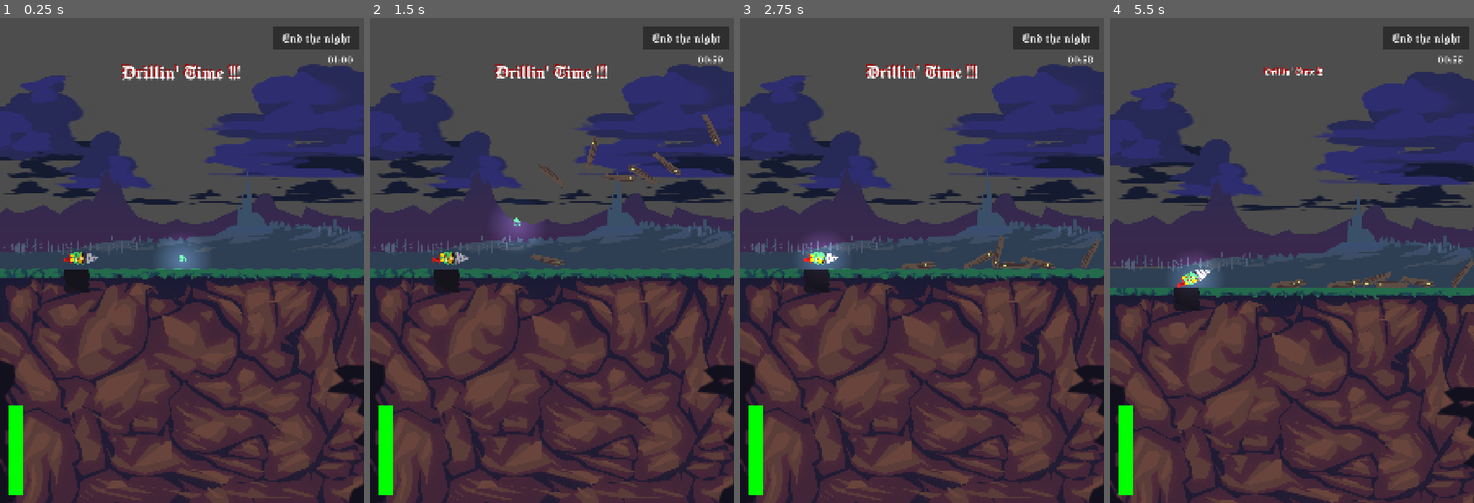
Above: before the commit, frames 1-4 (left to right).
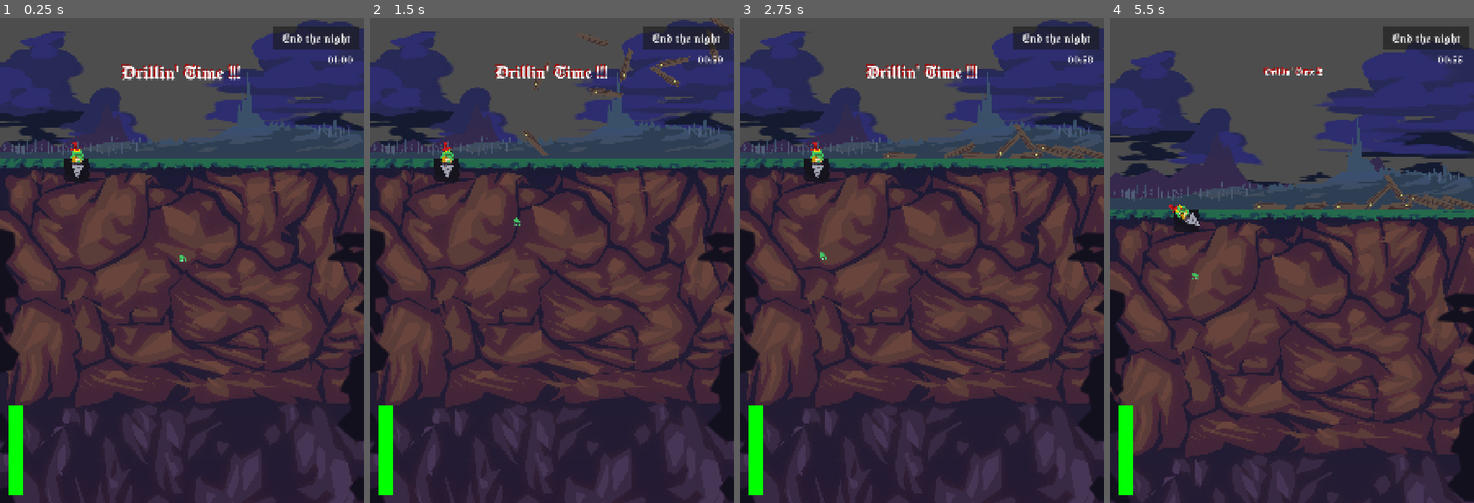
Above: after the commit, the same moments.

Repository: alelouis/ludumdare-57-les5ddp
Game: Godot game, scene res://scenes/test/tilemap_test_scene/tilemap_test.tscn
Same seed, same stepped clock (60 frames per second), same inputs: the game is played once before the commit and once after it. The engine's default icon, where the game draws it, is replaced by a stand-in: a white triangle on a blue panel in a dark square.
Inputs (mouse positions are in pixels of both pictures, inside the frame that each line leads up to):
- Up to frame 1 (0.25 s): no input
- Up to frame 2 (1.5 s): click "End the night" at 0.5 s; tap Enter at 1.25 s; drag from (548, 207) to (453, 255) at 1.27 s
- Up to frame 3 (2.75 s): drag from (969, 250) to (823, 255) at 2.02 s
- Up to frame 4 (5.5 s): move the mouse to (1408, 265) at 2.77 s; hold D 2.78-3.5 s; tap R at 2.85 s; click (1408, 265) at 2.92 s; drag from (1463, 255) to (1182, 187) at 3.52 s; drag from (1375, 265) to (1193, 265) at 4.27 s; drag from (1390, 284) to (1193, 279) at 5.02 s

The runs differ from the first frame. In frame 1, 57% of the frame differs, in the area x 0-100%, y 0-100%; in frame 2, 58%; in frame 3, 58%; in frame 4, 50%.

Commit message:
animation fin de drill

Diff:
--- a/scenes/drill.tscn
+++ b/scenes/drill.tscn
@@ -65,25 +65,21 @@
 "update": 1,
 "values": [ExtResource("3_5qr7t"), ExtResource("4_8cwd3"), ExtResource("5_hql8b"), ExtResource("3_5qr7t"), ExtResource("4_8cwd3"), ExtResource("5_hql8b"), ExtResource("4_8cwd3"), ExtResource("3_5qr7t"), ExtResource("4_8cwd3"), ExtResource("5_hql8b"), ExtResource("6_fo41f")]
 }
-
-[sub_resource type="Animation" id="Animation_nx8ti"]
-resource_name = "idle"
-tracks/0/type = "value"
-tracks/0/imported = false
-tracks/0/enabled = true
-tracks/0/path = NodePath("Sprite2D:texture")
-tracks/0/interp = 1
-tracks/0/loop_wrap = true
-tracks/0/keys = {
-"times": PackedFloat32Array(0),
-"transitions": PackedFloat32Array(1),
-"update": 1,
-"values": [ExtResource("2_nx8ti")]
+tracks/1/type = "value"
+tracks/1/imported = false
+tracks/1/enabled = true
+tracks/1/path = NodePath("Sprite2D:modulate")
+tracks/1/interp = 1
+tracks/1/loop_wrap = true
+tracks/1/keys = {
+"times": PackedFloat32Array(0),
+"transitions": PackedFloat32Array(1),
+"update": 0,
+"values": [Color(1, 1, 1, 1)]
 }
 
 [sub_resource type="Animation" id="Animation_8cwd3"]
 resource_name = "fade_to_drill"
-loop_mode = 2
 tracks/0/type = "value"
 tracks/0/imported = false
 tracks/0/enabled = true
@@ -121,6 +117,33 @@
 "values": [Color(1, 1, 1, 0), Color(1, 1, 1, 1)]
 }
 
+[sub_resource type="Animation" id="Animation_nx8ti"]
+resource_name = "idle"
+tracks/0/type = "value"
+tracks/0/imported = false
+tracks/0/enabled = true
+tracks/0/path = NodePath("Sprite2D:texture")
+tracks/0/interp = 1
+tracks/0/loop_wrap = true
+tracks/0/keys = {
+"times": PackedFloat32Array(0),
+"transitions": PackedFloat32Array(1),
+"update": 1,
+"values": [ExtResource("2_nx8ti")]
+}
+tracks/1/type = "value"
+tracks/1/imported = false
+tracks/1/enabled = true
+tracks/1/path = NodePath("Sprite2D:modulate")
+tracks/1/interp = 1
+tracks/1/loop_wrap = true
+tracks/1/keys = {
+"times": PackedFloat32Array(0),
+"transitions": PackedFloat32Array(1),
+"update": 0,
+"values": [Color(1, 1, 1, 1)]
+}
+
 [sub_resource type="AnimationLibrary" id="AnimationLibrary_apcyi"]
 _data = {
 &"RESET": SubResource("Animation_cljqy"),
--- a/scenes/test/tilemap_test_scene/tilemap_test.tscn
+++ b/scenes/test/tilemap_test_scene/tilemap_test.tscn
@@ -6,16 +6,16 @@
 [ext_resource type="Texture2D" uid="uid://d1qxxgojn4bm5" path="res://assets/backgrounds/bg_1_sky.png" id="2_nv4kt"]
 [ext_resource type="Texture2D" uid="uid://bgyr4lj31g1h8" path="res://assets/backgrounds/bg_2_clouds_far.png" id="3_wwq82"]
 [ext_resource type="Texture2D" uid="uid://bkv12p6ut0dr7" path="res://assets/backgrounds/bg_3_clouds_close.png" id="4_t14xq"]
-[ext_resource type="PackedScene" uid="uid://can513veayyow" path="res://scenes/coffin_spawner.tscn" id="4_y518a"]
+[ext_resource type="PackedScene" uid="uid://cocx0yos7sbyp" path="res://scenes/coffin_spawner.tscn" id="4_y518a"]
 [ext_resource type="PackedScene" uid="uid://cmr7o47df4rmg" path="res://scenes/drill.tscn" id="5_hdpy2"]
 [ext_resource type="Texture2D" uid="uid://c8x7vrj43njr4" path="res://assets/backgrounds/bg_4_mountain.png" id="5_it30p"]
 [ext_resource type="Texture2D" uid="uid://bp82i4shxl7co" path="res://assets/backgrounds/bg_5_town.png" id="6_3dehq"]
 [ext_resource type="Texture2D" uid="uid://dkm03c6rf3xra" path="res://assets/backgrounds/bg_7_backdirt.png" id="7_t14xq"]
 [ext_resource type="Texture2D" uid="uid://dghkpo2q8o2jf" path="res://assets/backgrounds/bg_10_cliff.png" id="11_wwq82"]
-[ext_resource type="Script" path="res://scripts/follow_mouse.gd" id="13_it30p"]
 [ext_resource type="Script" uid="uid://cer126ry71jrf" path="res://scripts/follow_mouse.gd" id="13_it30p"]
 [ext_resource type="Texture2D" uid="uid://dvsai8spxnqro" path="res://assets/backgrounds/bg_11_foreground.png" id="14_1lc8i"]
 [ext_resource type="Texture2D" uid="uid://dj52e7penkpuo" path="res://assets/backgrounds/bg_12_foreground2.png" id="15_jtvsm"]
+
 [sub_resource type="WorldBoundaryShape2D" id="WorldBoundaryShape2D_it30p"]
 
 [sub_resource type="Gradient" id="Gradient_t14xq"]
@@ -106,7 +106,8 @@
 max_angular_velocity = 10.0
 
 [node name="Drill" parent="." node_paths=PackedStringArray("ground") instance=ExtResource("5_hdpy2")]
-position = Vector2(393, -51)
+position = Vector2(343, 37)
+rotation = 1.57079
 ground = NodePath("../Ground")
 max_mouse_force = 500.0
 mouse_acceleration = 200.0
@@ -121,15 +122,6 @@
 position_smoothing_enabled = true
 position_smoothing_speed = 1.0
 editor_draw_limits = true
-
-[node name="CoffinSpawner" parent="." instance=ExtResource("4_y518a")]
-left_bound = 810.0
-right_bound = 1620.0
-top_bound = -1500.0
-bottom_bound = -1200.0
-spawn_count = 7
-min_angular_velocity = -10.0
-max_angular_velocity = 10.0
 
 [node name="CanvasLayer" parent="." instance=ExtResource("2_hdpy2")]
 
--- a/scripts/drill.gd
+++ b/scripts/drill.gd
@@ -24,16 +24,18 @@
 var terrain_force_multiplier = 1.0
 var start_position
 
+func on_phase_changed(phase: String) -> void:
+	if phase == "coffin":
+		animation_player.play("fade_to_drill")
+	elif phase == "drill":
+		animation_player.play("idle")
+
 func _ready() -> void:
 	start_position = global_position
 	$GroundEraser.ground = ground
 	$GroundEraser.fuel = fuel_bar
 	animation_player.play("idle")
-
-func _process(delta: float) -> void:
-	if fuel_bar and fuel_bar.current_fuel <= 0:
-		if animation_player.current_animation != "fade_to_drill":
-			animation_player.play("fade_to_drill")
+	Phase.phase_changed.connect(on_phase_changed)
 
 func _unhandled_input(event):
 
@@ -98,6 +100,8 @@
 			terrain_force_multiplier =  1.0
 
 func _input(event: InputEvent) -> void:
+	if Phase.current_phase != "drill":
+		return
 	if event is InputEventMouseButton and event.button_index == MOUSE_BUTTON_LEFT:
 		is_dragging = event.pressed
 		if is_dragging:
@@ -113,6 +117,7 @@
 			is_dragging = false
 
 func reset_drill():
+	animation_player.play("idle")
 	is_dragging = false
 	fuel_bar.current_fuel = 100
 	fuel_bar.update_bar()
Not shown: 1 places in scenes/drill.tscn that only renumber resources
